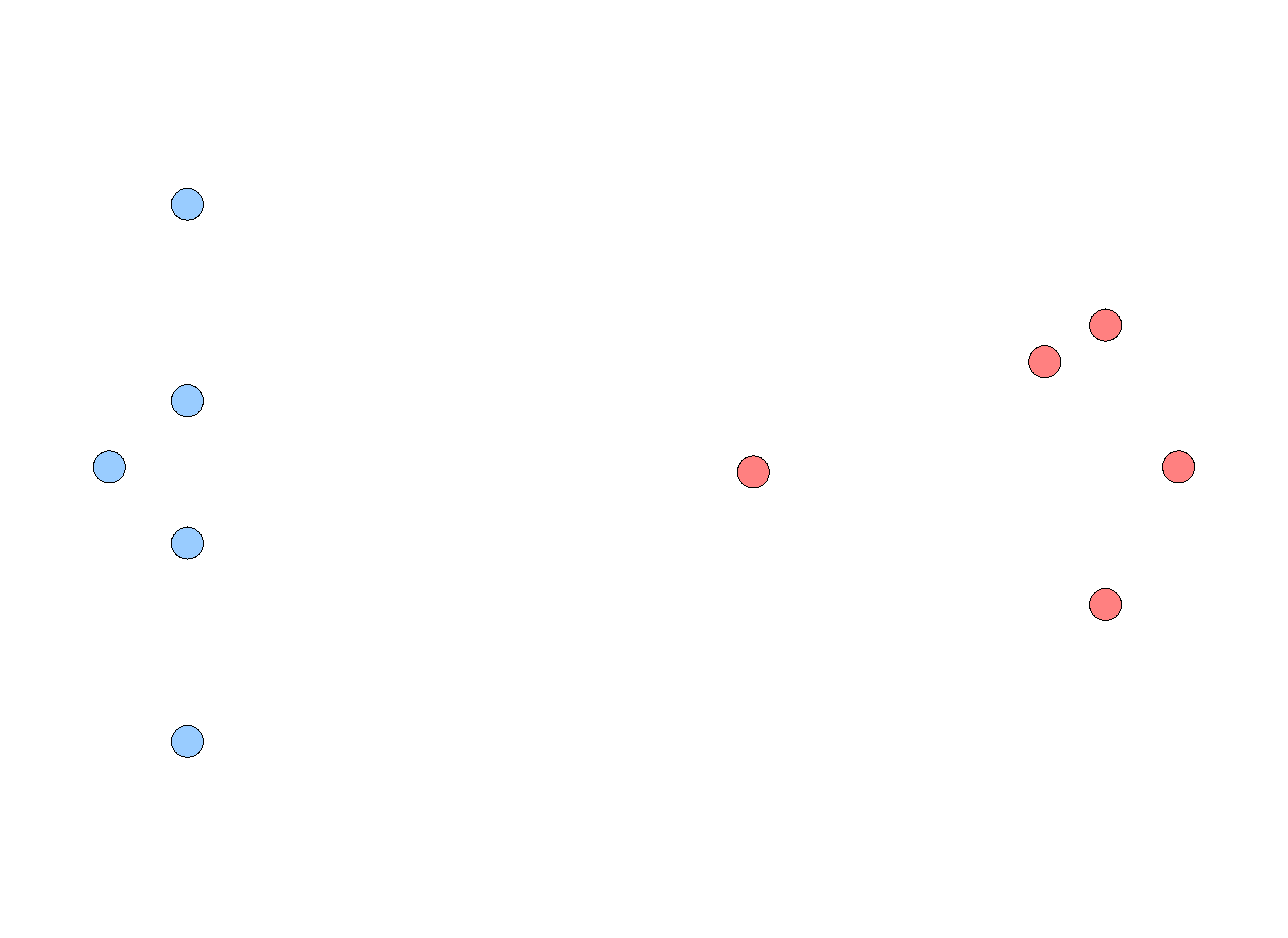
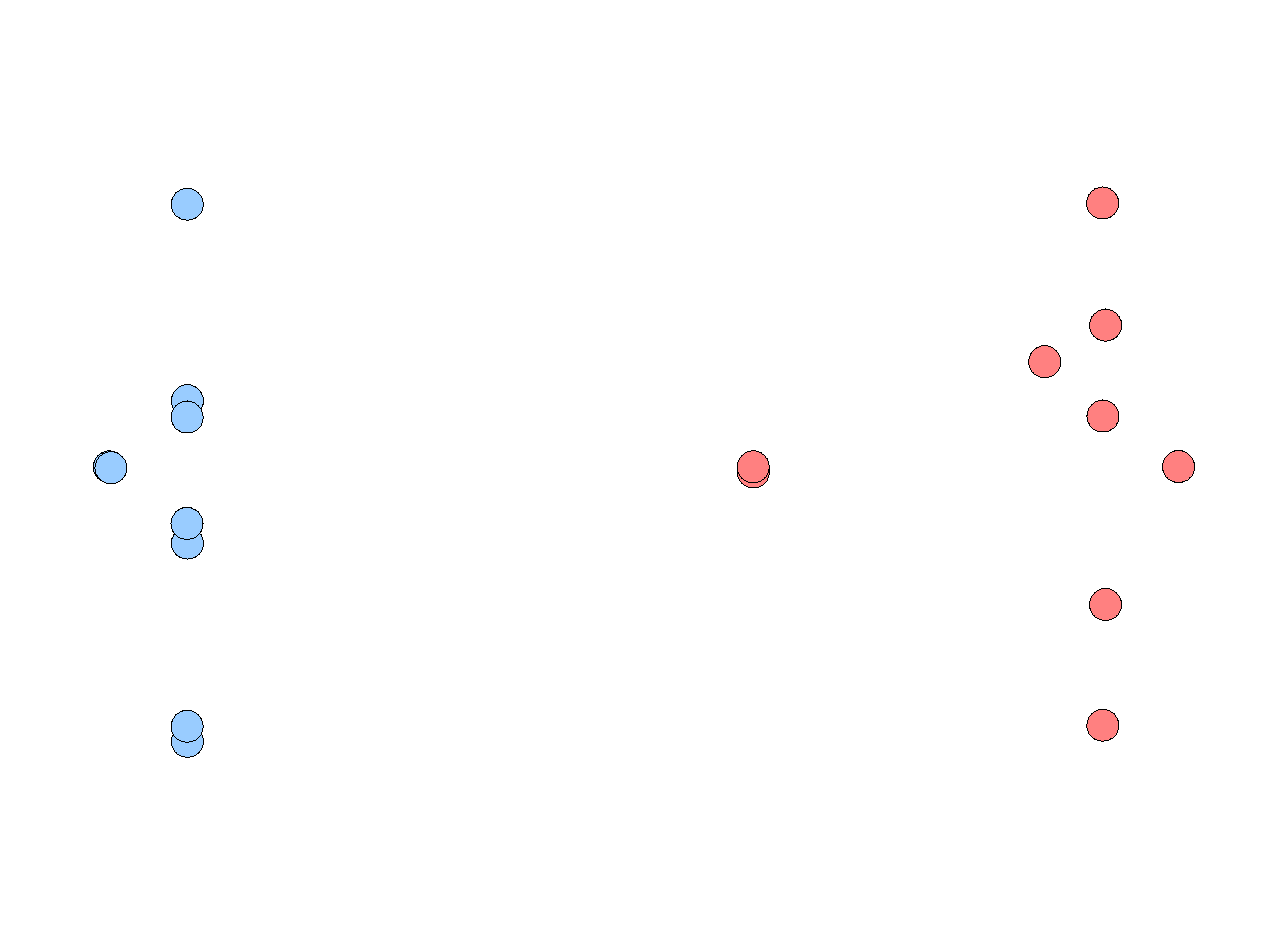
Before and after one commit to RoboCup-SPL/Rules, a slide deck: slide 1 of figs/manual_placement_2014.odp. Drawn at 1288x938 pixels with LibreOffice and Linux fonts; fonts in the diff are those of the drawing; background and template pictures are left out. Boxes give left, top, right and bottom in pixels: in the first picture for what was removed or moved away, otherwise in the second. Text is boxed around its words. In the diff, an @@ line names an element or a change of style, - is before the commit and + after.

```diff
--- a/figs/manual_placement_2014.odp
+++ b/figs/manual_placement_2014.odp
@@ ellipse added at (1087,187,1119,219), fill #FF8080, outline #000000 0 pt @@
@@ ellipse added at (171,401,204,433), fill #99CCFF, outline #000000 0 pt @@
@@ ellipse added at (1087,401,1119,433), fill #FF8080, outline #000000 0 pt @@
@@ ellipse added at (95,452,128,484), fill #99CCFF, outline #000000 0 pt @@
@@ ellipse added at (737,451,769,483), fill #FF8080, outline #000000 0 pt @@
@@ ellipse added at (171,507,204,540), fill #99CCFF, outline #000000 0 pt @@
@@ ellipse added at (171,710,204,742), fill #99CCFF, outline #000000 0 pt @@
@@ ellipse added at (1087,710,1119,742), fill #FF8080, outline #000000 0 pt @@
```
Also in this commit, not shown: 2 other files.
